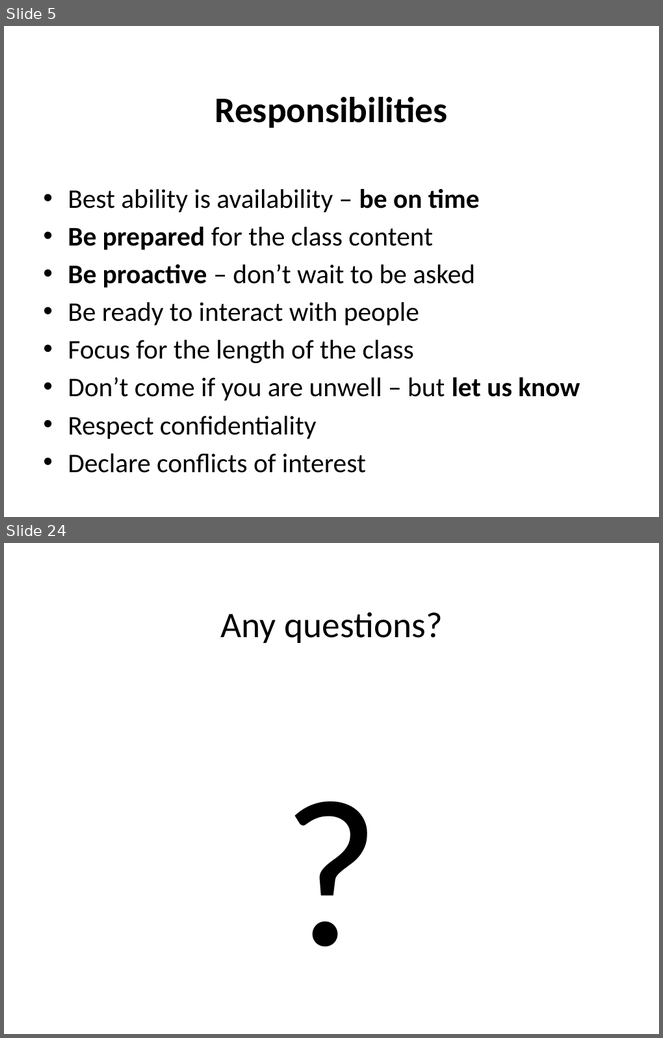
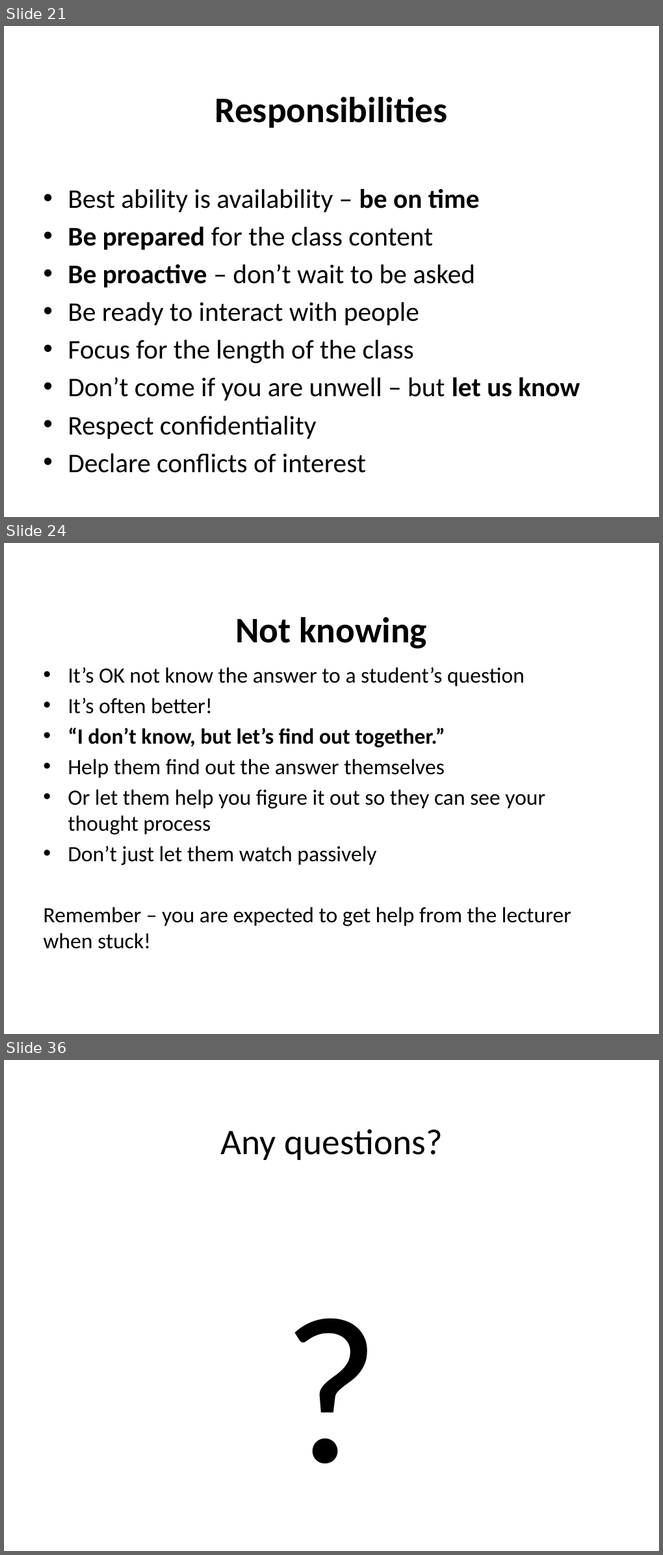
Before and after one commit to jimfinnis/jcf12, a slide deck: static/downloads/dem.pptx. Shown one above the other, each under a label of ours: slides 5 and 24 before the commit, slides 21, 24 and 36 after it; the slides between them are not shown. The pictures are 663x1038 and 663x1555 pixels, drawn with LibreOffice and Linux fonts; fonts in the diff are those of the drawing; background and template pictures are left out. Boxes give left, top, right and bottom in pixels: in the first picture for what was removed or moved away, otherwise in the second. Text is boxed around its words. In the diff, an @@ line names an element or a change of style, - is before the commit and + after.

```diff
--- a/static/downloads/dem.pptx
+++ b/static/downloads/dem.pptx
@@ slide 24 added at (x1=4, y1=543, x2=659, y2=1034), background picture (left out) @@
@@ title added at (x1=235, y1=617, x2=427, y2=649), 39.6 pt, text #000000, bold @@
+Not knowing
@@ text added at (x1=43, y1=667, x2=571, y2=949), 24 pt, text #000000 @@
+• It’s OK not know the answer to a student’s question
+• It’s often better!
+• “I don’t know, but let’s find out together.”
+• Help them find out the answer themselves
+• Or let them help you figure it out so they can see your thought process
+• Don’t just let them watch passively
+Remember – you are expected to get help from the lecturer when stuck!
@@ what was slide 5 is now slide 21 @@
@@ what was slide 24 is now slide 36 @@
```
Also in this commit, not shown: 10 slides changed, 19 other slides added, 8 slides removed, 4 other files.
